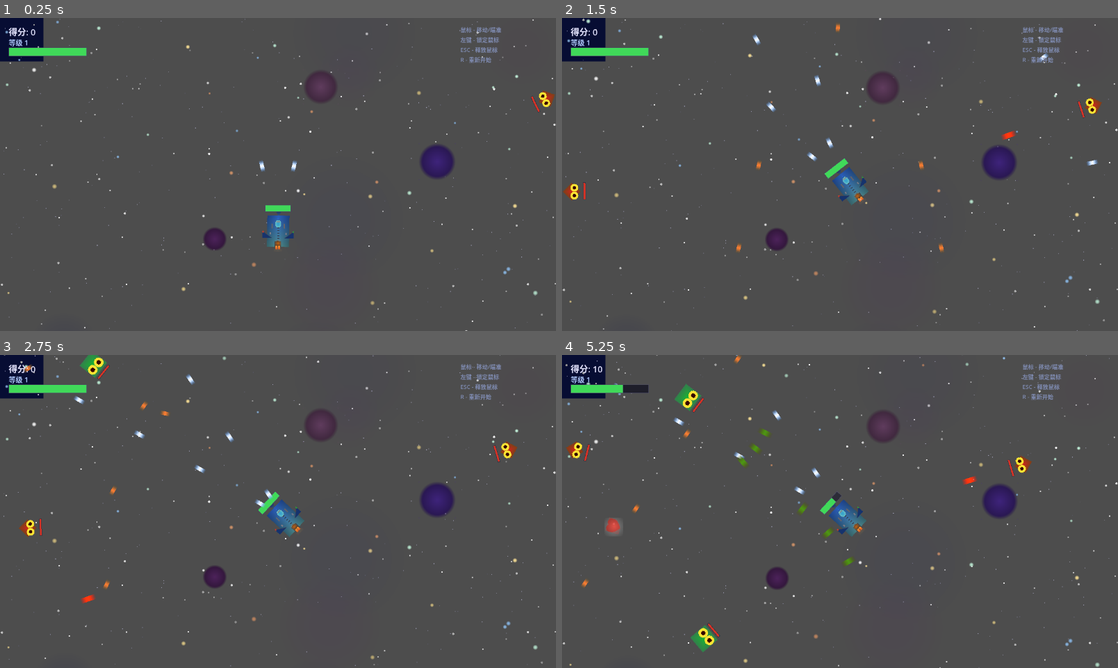
Above: before the commit, frames 1-4 (two rows, left to right).
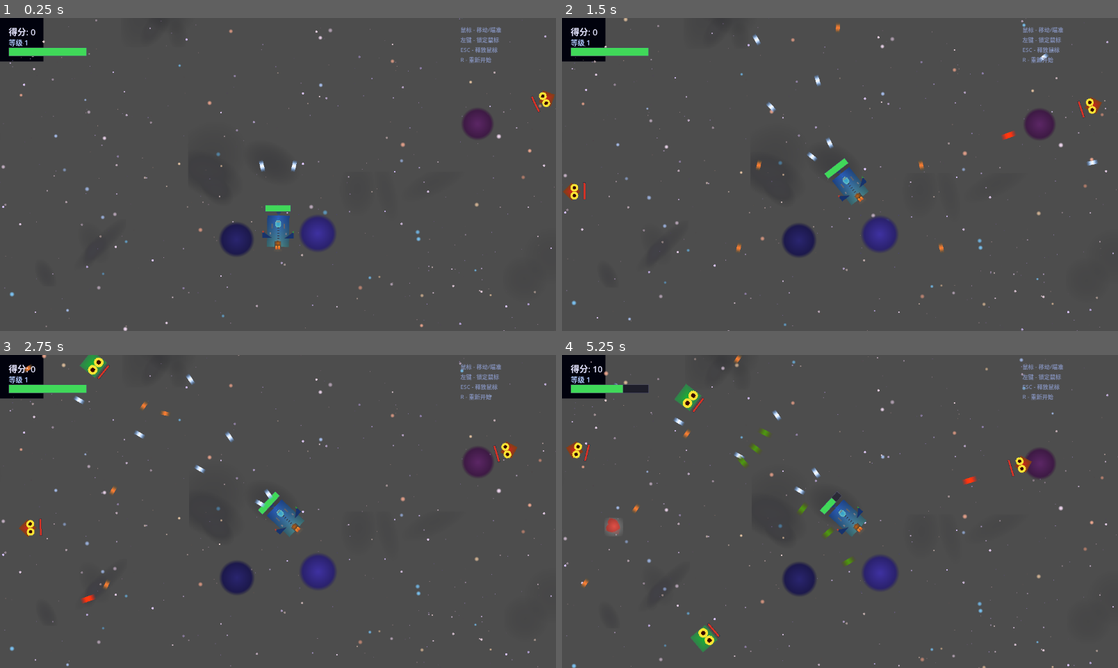
Above: after the commit, the same moments.

Repository: July-X/godot-game-one
Game: Godot game, scene res://scenes/main.tscn
Two runs of this game, one before a commit and one after it. Both use one fixed random seed, a clock stepped at 60 frames per second and the inputs below.
Inputs (mouse positions are in pixels of both pictures, inside the frame that each line leads up to):
- Up to frame 1 (0.25 s): no input
- Up to frame 2 (1.5 s): tap Enter at 0.5 s; move the mouse to (962, 158) at 0.52 s; tap R at 0.6, 1.35 s; click (962, 158) at 0.67 s; move the mouse to (812, 174) at 1.27 s; click (812, 174) at 1.42 s
- Up to frame 3 (2.75 s): move the mouse to (289, 505) at 2.02 s; tap R at 2.1 s; click (289, 505) at 2.17 s
- Up to frame 4 (5.25 s): move the mouse to (834, 517) at 2.77 s; tap R every 0.75 s from 2.85 to 5.1 s; click (834, 517) at 2.92 s; move the mouse to (878, 514) at 3.52 s; click (878, 514) at 3.67 s; move the mouse to (795, 508) at 4.27 s; click (795, 508) at 4.42 s; move the mouse to (845, 511) at 5.02 s; click (845, 511) at 5.17 s

The runs differ from the first frame. In frame 1, 4.2% of the frame differs, in the area x 0-100%, y 0-100%; in frame 2, 4.2%; in frame 3, 4.2%; in frame 4, 4.3%.

Commit message:
fix: 不规则星云(多层椭圆叠加)+深空黑蓝色背景+星辰偏蓝色调

Diff:
--- a/scripts/main.gd
+++ b/scripts/main.gd
@@ -30,15 +30,16 @@
 
 func _create_parallax_background() -> void:
 	if _bg_color:
-		_bg_color.color = Color(0.03, 0.05, 0.2, 1.0)
+		_bg_color.color = Color(0.005, 0.008, 0.05, 1.0)
 		_bg_color.z_index = -100
 
 	var far_layer := {nodes = [], speed = 5.0}
 	for i in range(350):
 		var star := Sprite2D.new()
-		var b: float = randf_range(0.35, 0.75)
+		var b: float = randf_range(0.3, 0.7)
+		var blue_tint: float = randf_range(0.8, 1.3)
 		var img := Image.create(2, 2, false, Image.FORMAT_RGBA8)
-		img.fill(Color(b, b, b * 1.15, randf_range(0.4, 0.9)))
+		img.fill(Color(b, b * 0.85, b * blue_tint, randf_range(0.3, 0.8)))
 		star.texture = ImageTexture.create_from_image(img)
 		star.position = Vector2(randf_range(0, 1500), randf_range(-100, 820))
 		star.z_index = -10
@@ -49,14 +50,15 @@
 	var mid_layer := {nodes = [], speed = 10.0}
 	for i in range(180):
 		var star := Sprite2D.new()
-		var b: float = randf_range(0.55, 0.95)
+		var b: float = randf_range(0.5, 0.9)
+		var blue_tint: float = randf_range(0.85, 1.2)
 		var size: int = randi_range(3, 5)
 		var img := Image.create(size, size, false, Image.FORMAT_RGBA8)
 		for y in range(size):
 			for x in range(size):
 				var d: float = sqrt(float(x - size / 2) * float(x - size / 2) + float(y - size / 2) * float(y - size / 2))
 				if d < float(size) / 2.0:
-					img.set_pixel(x, y, Color(b, b, b, 1.0))
+					img.set_pixel(x, y, Color(b, b * 0.9, b * blue_tint, 1.0))
 		star.texture = ImageTexture.create_from_image(img)
 		star.position = Vector2(randf_range(0, 1500), randf_range(-100, 820))
 		star.z_index = -9
@@ -67,16 +69,16 @@
 	var near_layer := {nodes = [], speed = 16.0}
 	for i in range(70):
 		var star := Sprite2D.new()
-		var b: float = randf_range(0.75, 1.0)
+		var b: float = randf_range(0.7, 1.0)
 		var size: int = randi_range(6, 12)
 		var img := Image.create(size, size, false, Image.FORMAT_RGBA8)
 		var col: Color
 		match randi() % 5:
-			0: col = Color(b, b, b, 1.0)
-			1: col = Color(b, b * 0.7, b * 0.5, 1.0)
-			2: col = Color(b * 0.6, b * 0.8, b, 1.0)
-			3: col = Color(b, b * 0.9, b * 0.6, 1.0)
-			_: col = Color(b * 0.8, b, b * 0.9, 1.0)
+			0: col = Color(b, b * 0.9, b, 1.0)
+			1: col = Color(b, b * 0.7, b * 0.6, 1.0)
+			2: col = Color(b * 0.5, b * 0.8, b, 1.0)
+			3: col = Color(b, b * 0.85, b * 0.7, 1.0)
+			_: col = Color(b * 0.7, b * 0.8, b, 1.0)
 		var cx2: int = size / 2
 		for y in range(size):
 			for x in range(size):
@@ -91,22 +93,43 @@
 		near_layer.nodes.append(star)
 	_bg_layers.append(near_layer)
 
-	for i in range(10):
+	for i in range(8):
 		var nebula := Sprite2D.new()
-		var neb_size: int = randi_range(140, 300)
-		var img := Image.create(neb_size, neb_size, false, Image.FORMAT_RGBA8)
-		var nc_r: float = randf_range(0.08, 0.35)
-		var nc_g: float = randf_range(0.05, 0.2)
-		var nc_b: float = randf_range(0.3, 0.6)
-		var nc_a: float = randf_range(0.06, 0.14)
-		for y in range(neb_size):
-			for x in range(neb_size):
-				var dx: float = float(x - neb_size / 2) / (neb_size / 2.0)
-				var dy: float = float(y - neb_size / 2) / (neb_size / 2.0)
-				var d: float = sqrt(dx * dx + dy * dy)
-				if d < 1.0:
-					var a: float = nc_a * (1.0 - d * d)
-					img.set_pixel(x, y, Color(nc_r, nc_g, nc_b, a))
+		var w: int = randi_range(200, 400)
+		var h: int = randi_range(120, 280)
+		var img := Image.create(w, h, false, Image.FORMAT_RGBA8)
+		img.fill(Color(0, 0, 0, 0))
+		var cx: float = w / 2.0
+		var cy: float = h / 2.0
+		var nc_r: float = randf_range(0.06, 0.25)
+		var nc_g: float = randf_range(0.03, 0.15)
+		var nc_b: float = randf_range(0.3, 0.7)
+		var nc_a: float = randf_range(0.08, 0.18)
+		var blob_count: int = randi_range(3, 6)
+		for j in range(blob_count):
+			var bx: float = randf_range(w * 0.1, w * 0.9)
+			var by: float = randf_range(h * 0.1, h * 0.9)
+			var rx: float = randf_range(w * 0.1, w * 0.35)
+			var ry: float = randf_range(h * 0.1, h * 0.35)
+			var rot: float = randf_range(0.0, PI)
+			var intensity: float = randf_range(0.5, 1.0)
+			for y in range(h):
+				for x in range(w):
+					var ldx: float = float(x) - bx
+					var ldy: float = float(y) - by
+					var cos_r: float = cos(-rot)
+					var sin_r: float = sin(-rot)
+					var local_x: float = ldx * cos_r - ldy * sin_r
+					var local_y: float = ldx * sin_r + ldy * cos_r
+					var d: float = sqrt(local_x * local_x / (rx * rx) + local_y * local_y / (ry * ry))
+					if d < 1.0:
+						var a: float = nc_a * (1.0 - d * d) * intensity
+						var existing := img.get_pixel(x, y)
+						var new_r: float = min(existing.r + nc_r * a, nc_r)
+						var new_g: float = min(existing.g + nc_g * a, nc_g)
+						var new_b: float = min(existing.b + nc_b * a, nc_b)
+						var new_a: float = min(existing.a + a, nc_a)
+						img.set_pixel(x, y, Color(new_r, new_g, new_b, new_a))
 		nebula.texture = ImageTexture.create_from_image(img)
 		nebula.position = Vector2(randf_range(-200, 1500), randf_range(-200, 900))
 		nebula.z_index = -6 + randi() % 3
